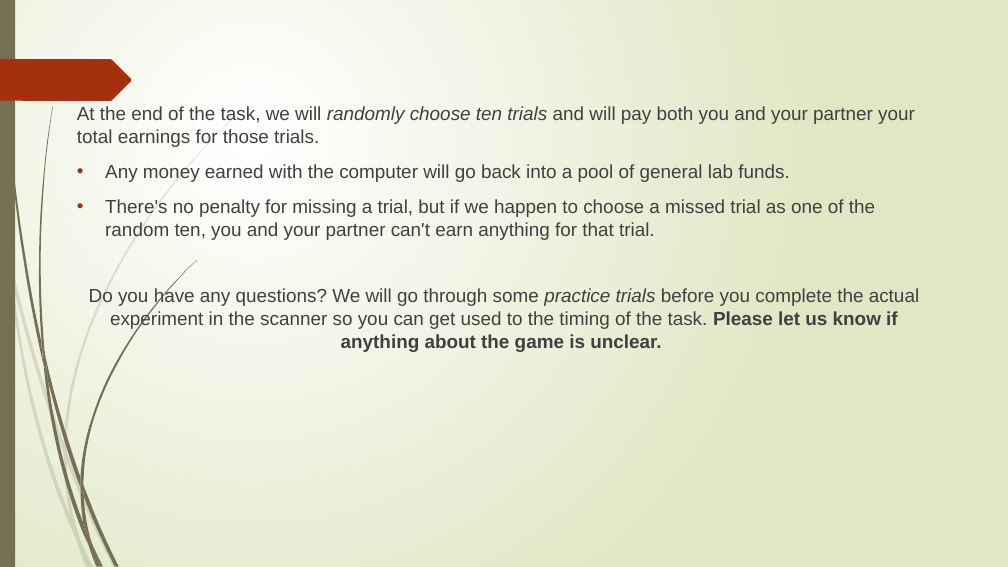
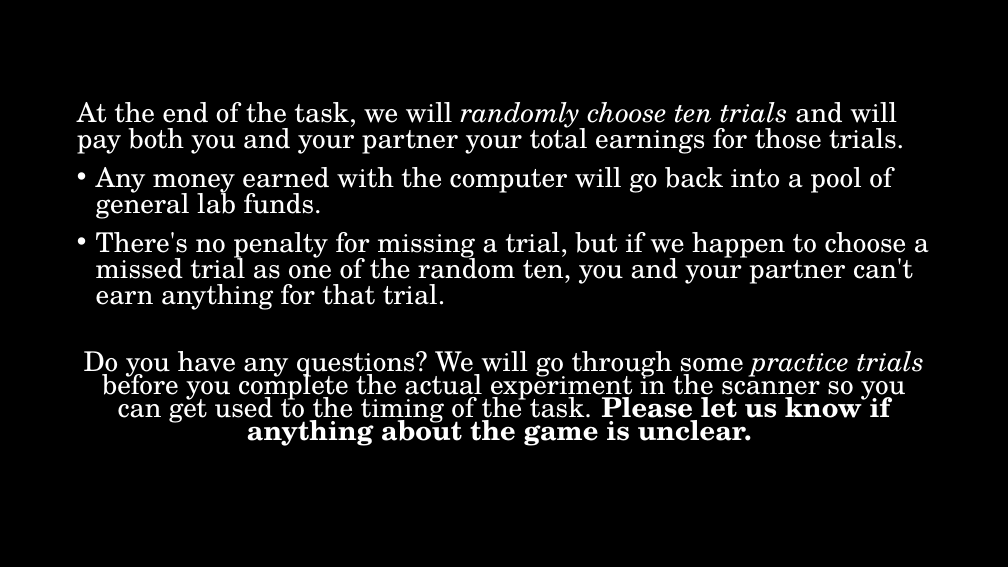
Before and after one commit to DVS-Lab/rf1-sequence-pilot, a slide deck: slide 11 of stimuli/Instructions.pptx. Drawn at 1008x567 pixels with LibreOffice and Linux fonts; fonts in the diff are those of the drawing. Boxes give left, top, right and bottom in pixels: in the first picture for what was removed or moved away, otherwise in the second. Text is boxed around its words. In the diff, an @@ line names an element or a change of style, - is before the commit and + after.

```diff
--- a/stimuli/Instructions.pptx
+++ b/stimuli/Instructions.pptx
@@ background gradient #FFFFFF to #DFE8C4 to #000000 @@
@@ rectangle removed at [0,0,15,567] @@
@@ freeform shape removed at [0,59,132,101] @@
@@ text "At the end of the ..." at [77,102,929,446]: size 18 to 25.9 pt, font Arial to TeX Gyre Schola, text colour #404040 to #FFFFFF; line spacing 1 to 0.8; indent changed; line spacing 1 to 0.7 @@
@@ group removed at [0,116,236,567]: 10 freeform shapes @@
@@ group removed at [2,0,197,567]: 12 freeform shapes @@
```
Also in this commit, not shown: 10 other slides changed.
